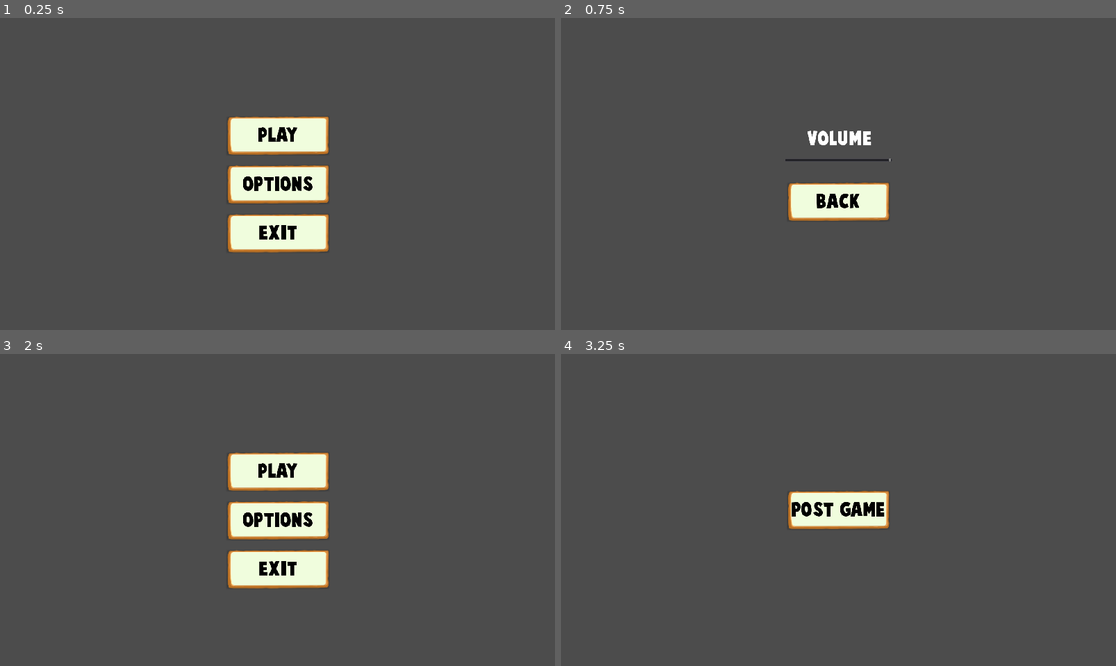
Above: before the commit, frames 1-4 (two rows, left to right).
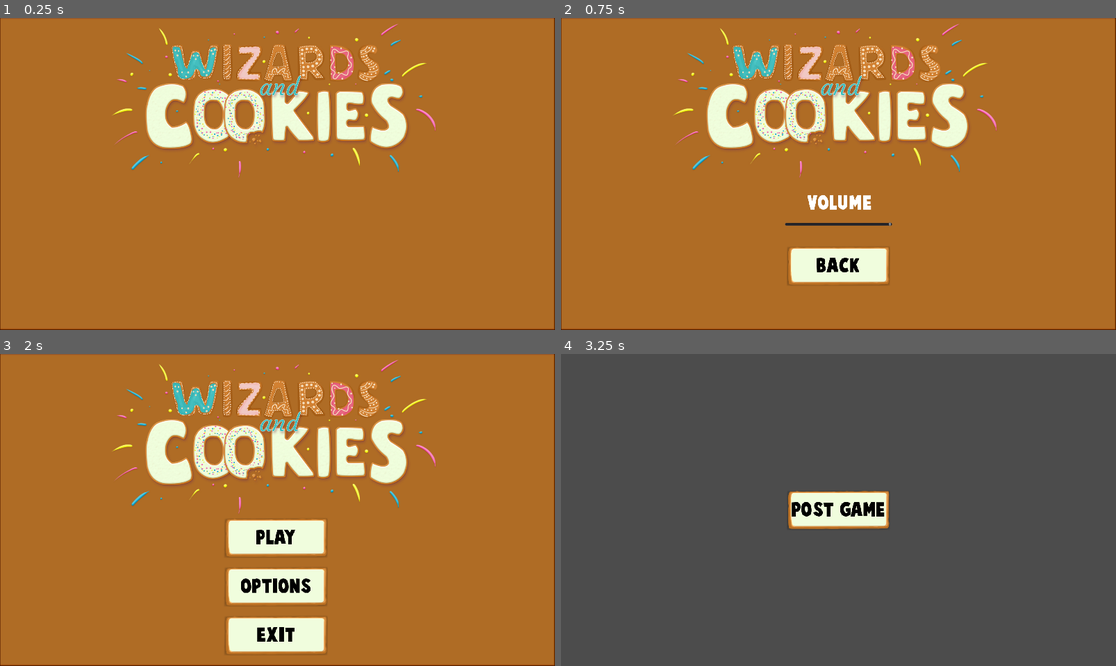
Above: after the commit, the same moments.

Repository: stranker/WizardAndCookies_Godot
Game: Godot game, scene res://Scenes/MainMenu.tscn
Two runs of this game, one before a commit and one after it. Both use one fixed random seed, a clock stepped at 60 frames per second and the inputs below.
Inputs:
- Up to frame 1 (0.25 s): no input
- Up to frame 2 (0.75 s): click "OPTIONS" at 0.5 s
- Up to frame 3 (2 s): click "BACK" at 1.25 s
- Up to frame 4 (3.25 s): click "PLAY" at 2 s; click "GAMEPLAY" at 2.75 s

The runs differ from the first frame. In frame 1, 99% of the frame differs, in the area x 0-100%, y 0-100%; in frame 2, 100%; in frame 3, 98%; in frame 4, nothing differs.

Commit message:
Add Main menu background & fancy animations

Diff:
--- a/Scenes/MainMenu.gd
+++ b/Scenes/MainMenu.gd
@@ -1,8 +1,13 @@
 extends Control
 
 onready var scene_manager   = get_node("/root/SceneManager")
-onready var main_menu_panel = $MarginContainer/MainMenuPanel
-onready var settings_panel 	= $MarginContainer/SettingsPanel
+onready var main_menu_panel = $MainMenuPanel
+onready var settings_panel 	= $SettingsPanel
+onready var animation_player = $AnimationPlayer
+
+func _ready() -> void:
+	animation_player.play("MainMenu_Show")
+	pass
 
 func _on_PlayBtn_pressed() -> void:
 	scene_manager.change_scene(scene_manager.Scenes.CHARACTER_SELECTION)
--- a/Scenes/MainMenu.tscn
+++ b/Scenes/MainMenu.tscn
@@ -1,9 +1,137 @@
-[gd_scene load_steps=5 format=2]
+[gd_scene load_steps=8 format=2]
 
 [ext_resource path="res://Scenes/MainMenu.gd" type="Script" id=1]
 [ext_resource path="res://Objects/VolumeSlider.gd" type="Script" id=2]
 [ext_resource path="res://Objects/UI/Button.tscn" type="PackedScene" id=3]
 [ext_resource path="res://Assets/Fonts/font_62.tres" type="DynamicFont" id=4]
+[ext_resource path="res://Assets/UI/Mockup_MainMenu.jpg" type="Texture" id=5]
+
+[sub_resource type="Animation" id=1]
+resource_name = "MainMenu_Show"
+length = 0.9
+tracks/0/type = "value"
+tracks/0/path = NodePath("MainMenuPanel/VBoxContainer/PlayBtn:rect_position")
+tracks/0/interp = 1
+tracks/0/loop_wrap = true
+tracks/0/imported = false
+tracks/0/enabled = true
+tracks/0/keys = {
+"times": PoolRealArray( 0, 0.6, 0.7 ),
+"transitions": PoolRealArray( 0.435274, 1, 0.267943 ),
+"update": 0,
+"values": [ Vector2( 1200, 0 ), Vector2( -200, 0 ), Vector2( 0, 0 ) ]
+}
+tracks/1/type = "value"
+tracks/1/path = NodePath("MainMenuPanel/VBoxContainer/SettingsBtn:rect_position")
+tracks/1/interp = 1
+tracks/1/loop_wrap = true
+tracks/1/imported = false
+tracks/1/enabled = true
+tracks/1/keys = {
+"times": PoolRealArray( 0, 0.1, 0.7, 0.8 ),
+"transitions": PoolRealArray( 1, 1, 0.267943, 1 ),
+"update": 0,
+"values": [ Vector2( 1200, 169 ), Vector2( 1200, 169 ), Vector2( -200, 169 ), Vector2( 0, 169 ) ]
+}
+tracks/2/type = "value"
+tracks/2/path = NodePath("MainMenuPanel/VBoxContainer/ExitBtn:rect_position")
+tracks/2/interp = 1
+tracks/2/loop_wrap = true
+tracks/2/imported = false
+tracks/2/enabled = true
+tracks/2/keys = {
+"times": PoolRealArray( 0, 0.2, 0.8, 0.9 ),
+"transitions": PoolRealArray( 1, 2.54911, 0.267943, 1 ),
+"update": 0,
+"values": [ Vector2( 1200, 338 ), Vector2( 1200, 338 ), Vector2( -200, 338 ), Vector2( 0, 338 ) ]
+}
+tracks/3/type = "value"
+tracks/3/path = NodePath("MainMenuPanel/VBoxContainer/PlayBtn:modulate")
+tracks/3/interp = 1
+tracks/3/loop_wrap = true
+tracks/3/imported = false
+tracks/3/enabled = true
+tracks/3/keys = {
+"times": PoolRealArray( 0, 0.2, 0.6 ),
+"transitions": PoolRealArray( 1, 2.46229, 1 ),
+"update": 0,
+"values": [ Color( 1, 1, 1, 0 ), Color( 1, 1, 1, 0 ), Color( 1, 1, 1, 1 ) ]
+}
+tracks/4/type = "value"
+tracks/4/path = NodePath("MainMenuPanel/VBoxContainer/SettingsBtn:modulate")
+tracks/4/interp = 1
+tracks/4/loop_wrap = true
+tracks/4/imported = false
+tracks/4/enabled = true
+tracks/4/keys = {
+"times": PoolRealArray( 0, 0.3, 0.7 ),
+"transitions": PoolRealArray( 1, 2.46229, 1 ),
+"update": 0,
+"values": [ Color( 1, 1, 1, 0 ), Color( 1, 1, 1, 0 ), Color( 1, 1, 1, 1 ) ]
+}
+tracks/5/type = "value"
+tracks/5/path = NodePath("MainMenuPanel/VBoxContainer/ExitBtn:modulate")
+tracks/5/interp = 1
+tracks/5/loop_wrap = true
+tracks/5/imported = false
+tracks/5/enabled = true
+tracks/5/keys = {
+"times": PoolRealArray( 0, 0.4, 0.8 ),
+"transitions": PoolRealArray( 1, 2.46229, 1 ),
+"update": 0,
+"values": [ Color( 1, 1, 1, 0 ), Color( 1, 1, 1, 0 ), Color( 1, 1, 1, 1 ) ]
+}
+
+[sub_resource type="Animation" id=2]
+length = 0.001
+tracks/0/type = "value"
+tracks/0/path = NodePath("MainMenuPanel/VBoxContainer/ExitBtn:rect_position")
+tracks/0/interp = 1
+tracks/0/loop_wrap = true
+tracks/0/imported = false
+tracks/0/enabled = true
+tracks/0/keys = {
+"times": PoolRealArray( 0 ),
+"transitions": PoolRealArray( 1 ),
+"update": 0,
+"values": [ Vector2( 0, 338 ) ]
+}
+tracks/1/type = "value"
+tracks/1/path = NodePath("MainMenuPanel/VBoxContainer/PlayBtn:modulate")
+tracks/1/interp = 1
+tracks/1/loop_wrap = true
+tracks/1/imported = false
+tracks/1/enabled = true
+tracks/1/keys = {
+"times": PoolRealArray( 0 ),
+"transitions": PoolRealArray( 1 ),
+"update": 0,
+"values": [ Color( 1, 1, 1, 1 ) ]
+}
+tracks/2/type = "value"
+tracks/2/path = NodePath("MainMenuPanel/VBoxContainer/SettingsBtn:modulate")
+tracks/2/interp = 1
+tracks/2/loop_wrap = true
+tracks/2/imported = false
+tracks/2/enabled = true
+tracks/2/keys = {
+"times": PoolRealArray( 0 ),
+"transitions": PoolRealArray( 1 ),
+"update": 0,
+"values": [ Color( 1, 1, 1, 1 ) ]
+}
+tracks/3/type = "value"
+tracks/3/path = NodePath("MainMenuPanel/VBoxContainer/ExitBtn:modulate")
+tracks/3/interp = 1
+tracks/3/loop_wrap = true
+tracks/3/imported = false
+tracks/3/enabled = true
+tracks/3/keys = {
+"times": PoolRealArray( 0 ),
+"transitions": PoolRealArray( 1 ),
+"update": 0,
+"values": [ Color( 1, 1, 1, 1 ) ]
+}
 
 [node name="Control" type="Control"]
 anchor_right = 1.0
@@ -13,86 +141,77 @@
 "_edit_use_anchors_": false
 }
 
-[node name="MarginContainer" type="MarginContainer" parent="."]
-anchor_right = 1.0
-anchor_bottom = 1.0
-custom_constants/margin_right = 120
-custom_constants/margin_top = 80
-custom_constants/margin_left = 120
-custom_constants/margin_bottom = 80
-__meta__ = {
-"_edit_use_anchors_": false
-}
-
-[node name="MainMenuPanel" type="Control" parent="MarginContainer"]
-margin_left = 120.0
-margin_top = 80.0
-margin_right = 1800.0
-margin_bottom = 1000.0
-__meta__ = {
-"_edit_use_anchors_": false
-}
-
-[node name="VBoxContainer" type="VBoxContainer" parent="MarginContainer/MainMenuPanel"]
+[node name="Background" type="TextureRect" parent="."]
+margin_right = 1920.0
+margin_bottom = 1080.0
+texture = ExtResource( 5 )
+
+[node name="MainMenuPanel" type="Control" parent="."]
+margin_right = 1920.0
+margin_bottom = 1080.0
+__meta__ = {
+"_edit_use_anchors_": false
+}
+
+[node name="VBoxContainer" type="VBoxContainer" parent="MainMenuPanel"]
 anchor_left = 0.5
 anchor_top = 0.5
 anchor_right = 0.5
 anchor_bottom = 0.5
-margin_left = -178.0
-margin_top = -203.5
-margin_right = 178.0
-margin_bottom = 203.5
+margin_left = -185.0
+margin_top = 26.0
+margin_right = 175.0
+margin_bottom = 504.0
 custom_constants/separation = 29
 alignment = 1
 __meta__ = {
 "_edit_use_anchors_": false
 }
 
-[node name="PlayBtn" parent="MarginContainer/MainMenuPanel/VBoxContainer" instance=ExtResource( 3 )]
+[node name="PlayBtn" parent="MainMenuPanel/VBoxContainer" instance=ExtResource( 3 )]
 margin_right = 360.0
 margin_bottom = 140.0
 
-[node name="SettingsBtn" parent="MarginContainer/MainMenuPanel/VBoxContainer" instance=ExtResource( 3 )]
+[node name="SettingsBtn" parent="MainMenuPanel/VBoxContainer" instance=ExtResource( 3 )]
+margin_left = -200.0
 margin_top = 169.0
-margin_right = 360.0
+margin_right = 160.0
 margin_bottom = 309.0
 text = "OPTIONS"
 
-[node name="ExitBtn" parent="MarginContainer/MainMenuPanel/VBoxContainer" instance=ExtResource( 3 )]
+[node name="ExitBtn" parent="MainMenuPanel/VBoxContainer" instance=ExtResource( 3 )]
 margin_top = 338.0
-margin_right = 360.0
+margin_right = 360.001
 margin_bottom = 478.0
 text = "EXIT"
 
-[node name="SettingsPanel" type="Control" parent="MarginContainer"]
+[node name="SettingsPanel" type="Control" parent="."]
 visible = false
-margin_left = 120.0
-margin_top = 80.0
-margin_right = 1800.0
-margin_bottom = 1000.0
-
-[node name="VBoxContainer" type="VBoxContainer" parent="MarginContainer/SettingsPanel"]
+margin_right = 1920.0
+margin_bottom = 1080.0
+
+[node name="VBoxContainer" type="VBoxContainer" parent="SettingsPanel"]
 anchor_left = 0.5
 anchor_top = 0.5
 anchor_right = 0.5
 anchor_bottom = 0.5
-margin_left = -185.5
-margin_top = -56.5
-margin_right = 185.5
-margin_bottom = 56.5
+margin_left = -185.0
+margin_top = 166.0
+margin_right = 186.0
+margin_bottom = 388.0
 custom_constants/separation = 66
 __meta__ = {
 "_edit_use_anchors_": false
 }
 
-[node name="VolumeSlider" type="HSlider" parent="MarginContainer/SettingsPanel/VBoxContainer"]
+[node name="VolumeSlider" type="HSlider" parent="SettingsPanel/VBoxContainer"]
 margin_right = 371.0
 margin_bottom = 16.0
 max_value = 1.0
 step = 0.05
 script = ExtResource( 2 )
 
-[node name="Label" type="Label" parent="MarginContainer/SettingsPanel/VBoxContainer/VolumeSlider"]
+[node name="Label" type="Label" parent="SettingsPanel/VBoxContainer/VolumeSlider"]
 anchor_left = 0.5
 anchor_right = 0.5
 margin_left = -111.0
@@ -107,21 +226,25 @@
 "_edit_use_anchors_": false
 }
 
-[node name="HBoxContainer" type="HBoxContainer" parent="MarginContainer/SettingsPanel/VBoxContainer"]
+[node name="HBoxContainer" type="HBoxContainer" parent="SettingsPanel/VBoxContainer"]
 margin_top = 82.0
 margin_right = 371.0
 margin_bottom = 222.0
 alignment = 1
 
-[node name="SettingsExitBtn" parent="MarginContainer/SettingsPanel/VBoxContainer/HBoxContainer" instance=ExtResource( 3 )]
+[node name="SettingsExitBtn" parent="SettingsPanel/VBoxContainer/HBoxContainer" instance=ExtResource( 3 )]
 margin_left = 5.0
 margin_right = 365.0
 margin_bottom = 140.0
 text = "BACK"
 
-[connection signal="pressed" from="MarginContainer/MainMenuPanel/VBoxContainer/PlayBtn" to="." method="_on_PlayBtn_pressed"]
-[connection signal="pressed" from="MarginContainer/MainMenuPanel/VBoxContainer/SettingsBtn" to="." method="_on_SettingsBtn_pressed"]
-[connection signal="pressed" from="MarginContainer/MainMenuPanel/VBoxContainer/ExitBtn" to="." method="_on_ExitBtn_pressed"]
-[connection signal="mouse_exited" from="MarginContainer/SettingsPanel/VBoxContainer/VolumeSlider" to="MarginContainer/SettingsPanel/VBoxContainer/VolumeSlider" method="release_focus"]
-[connection signal="value_changed" from="MarginContainer/SettingsPanel/VBoxContainer/VolumeSlider" to="MarginContainer/SettingsPanel/VBoxContainer/VolumeSlider" method="_on_VolumeSlider_value_changed"]
-[connection signal="pressed" from="MarginContainer/SettingsPanel/VBoxContainer/HBoxContainer/SettingsExitBtn" to="." method="_on_SettingsExitBtn_pressed"]
+[node name="AnimationPlayer" type="AnimationPlayer" parent="."]
+anims/MainMenu_Show = SubResource( 1 )
+anims/RESET = SubResource( 2 )
+
+[connection signal="pressed" from="MainMenuPanel/VBoxContainer/PlayBtn" to="." method="_on_PlayBtn_pressed"]
+[connection signal="pressed" from="MainMenuPanel/VBoxContainer/SettingsBtn" to="." method="_on_SettingsBtn_pressed"]
+[connection signal="pressed" from="MainMenuPanel/VBoxContainer/ExitBtn" to="." method="_on_ExitBtn_pressed"]
+[connection signal="mouse_exited" from="SettingsPanel/VBoxContainer/VolumeSlider" to="SettingsPanel/VBoxContainer/VolumeSlider" method="release_focus"]
+[connection signal="value_changed" from="SettingsPanel/VBoxContainer/VolumeSlider" to="SettingsPanel/VBoxContainer/VolumeSlider" method="_on_VolumeSlider_value_changed"]
+[connection signal="pressed" from="SettingsPanel/VBoxContainer/HBoxContainer/SettingsExitBtn" to="." method="_on_SettingsExitBtn_pressed"]
